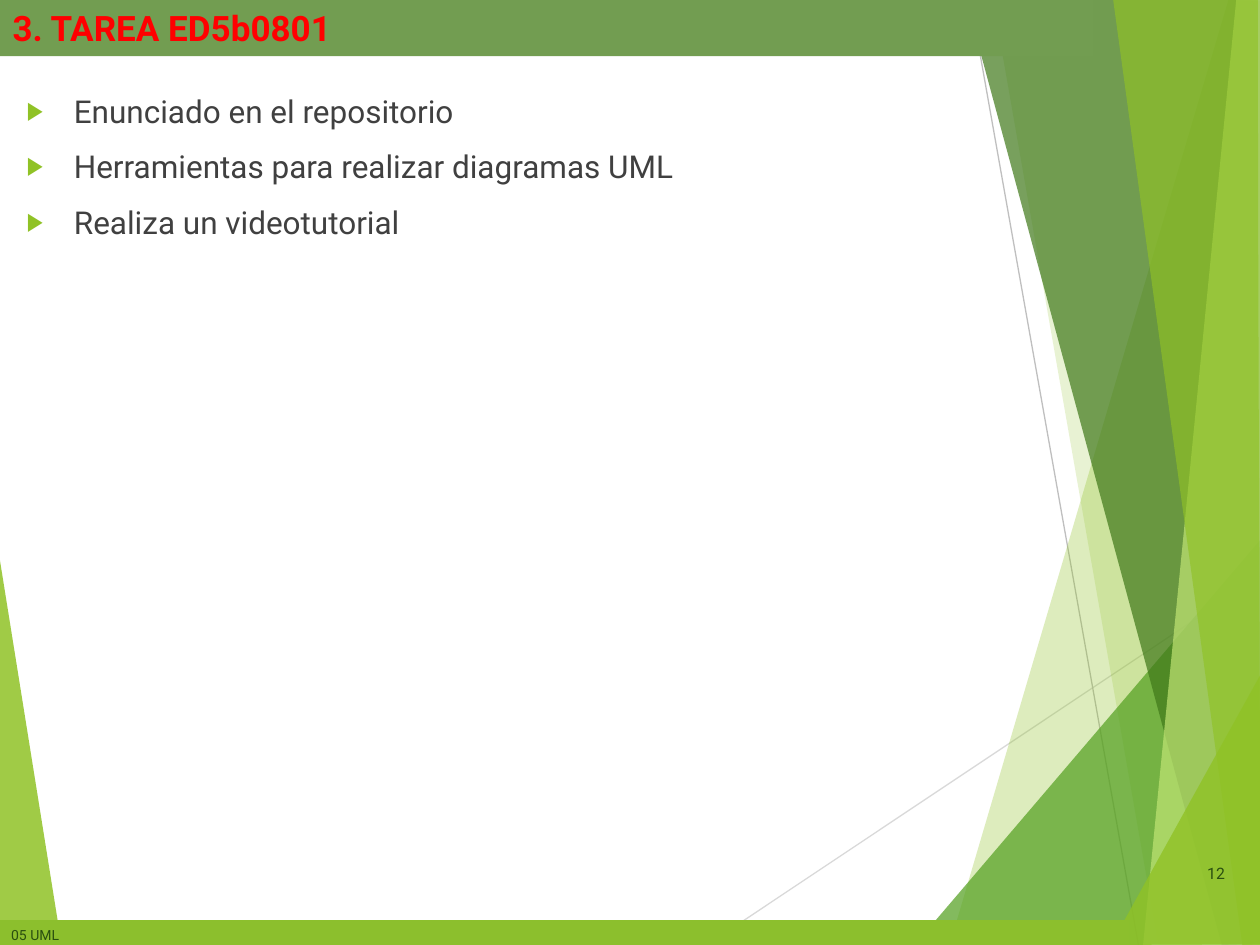
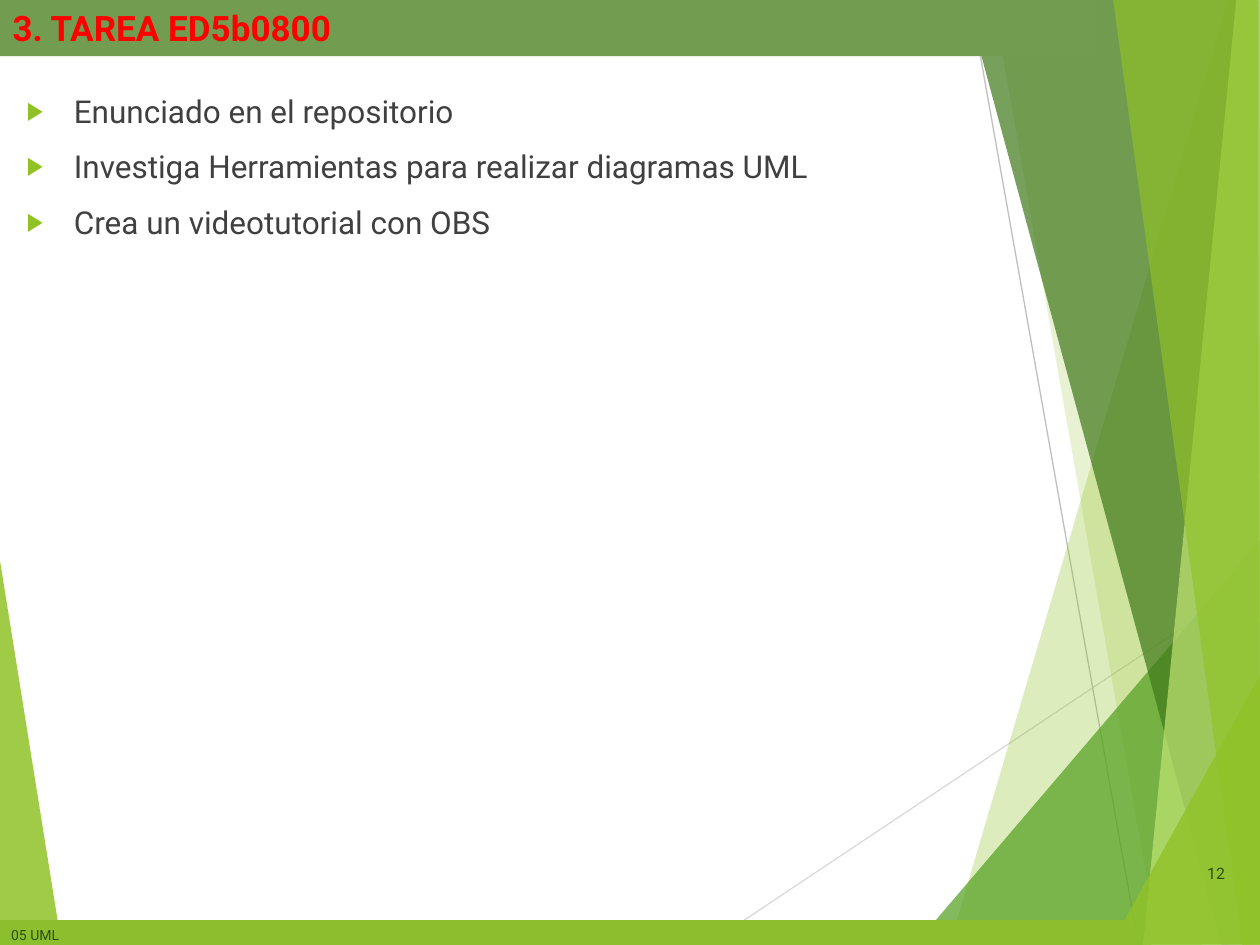
Before and after one commit to miGUITel/ED, a slide deck: slide 12 of 00 PRESENTACIONES compartida alumnos/ED05 - UML Diagramas de clases.pptx. Drawn at 1260x945 pixels with LibreOffice and Linux fonts; fonts in the diff are those of the drawing; background and template pictures are left out. Boxes give left, top, right and bottom in pixels: in the first picture for what was removed or moved away, otherwise in the second. Text is boxed around its words. In the diff, an @@ line names an element or a change of style, - is before the commit and + after.

```diff
--- a/00 PRESENTACIONES compartida alumnos/ED05 - UML Diagramas de clases.pptx
+++ b/00 PRESENTACIONES compartida alumnos/ED05 - UML Diagramas de clases.pptx
@@ title at bbox=[13, 14, 331, 42]: text changed @@
-3. TAREA ED5b0801
+3. TAREA ED5b0800
@@ text at bbox=[74, 154, 808, 235]: text changed @@
-▶ Herramientas para realizar diagramas UML
-▶ Realiza un videotutorial
+▶ Investiga Herramientas para realizar diagramas UML
+▶ Crea un videotutorial con OBS
```
Also in this commit, not shown: 3 other slides changed, 5 other files.
